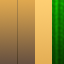
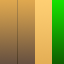
Layered file, before and after one edit (w=64, h=64). Changes by layer:
pixels changed over (x1=52, y1=0, x2=64, y2=64) (layer not identified)
